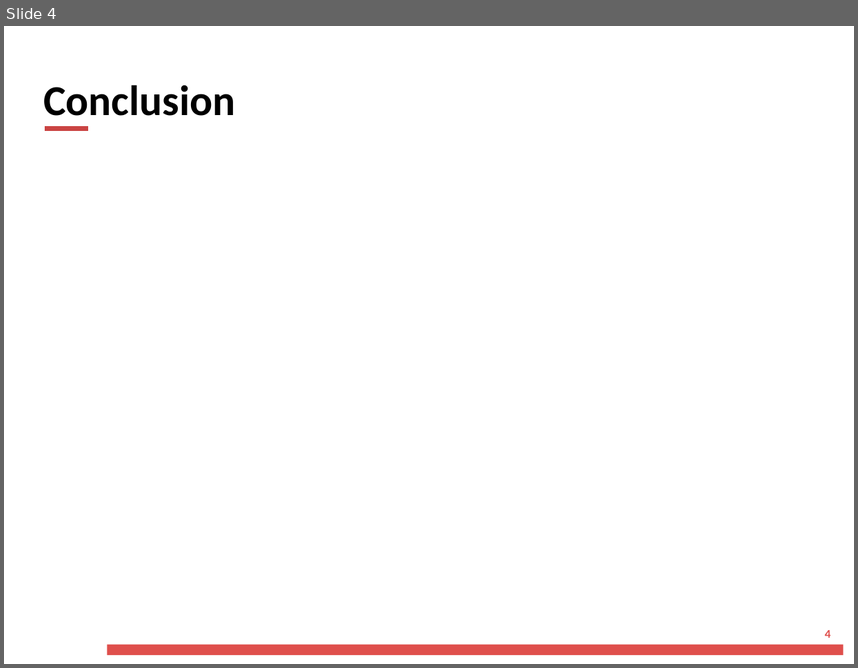
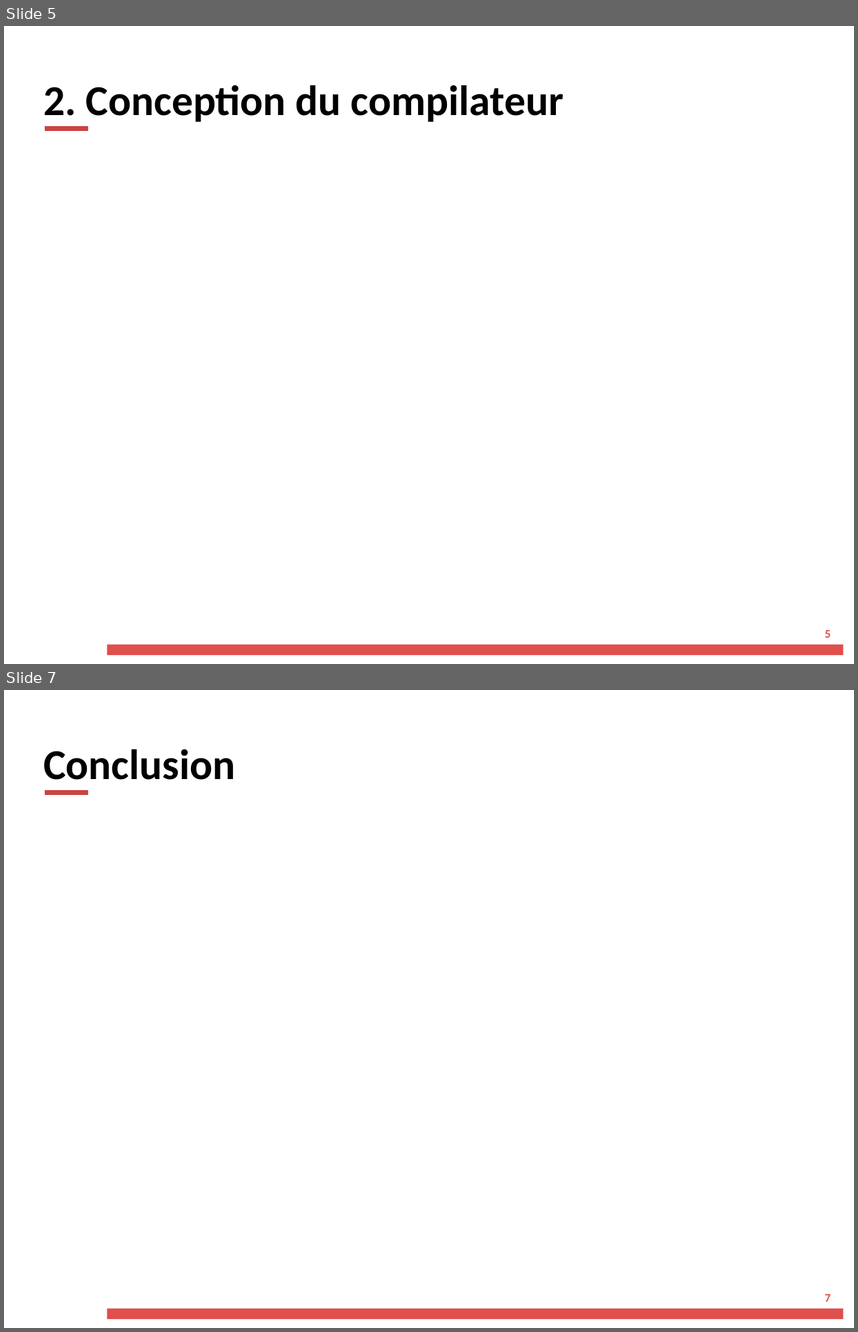
Before and after one commit to Devdevdavid/ProceXeirb, a slide deck: doc/Présentation_SoireePartenaireEMK.pptx. Shown one above the other, each under a label of ours: slide 4 before the commit, slides 5 and 7 after it; the slides between them are not shown. The pictures are 858x668 and 858x1332 pixels, drawn with LibreOffice and Linux fonts; fonts in the diff are those of the drawing; background and template pictures are left out. Boxes give left, top, right and bottom in pixels: in the first picture for what was removed or moved away, otherwise in the second. Text is boxed around its words. In the diff, an @@ line names an element or a change of style, - is before the commit and + after.

```diff
--- a/doc/Présentation_SoireePartenaireEMK.pptx
+++ b/doc/Présentation_SoireePartenaireEMK.pptx
@@ slide 5 added at (x1=4, y1=26, x2=854, y2=664), background #FFFFFF; not listed: 3 template elements that a slide beside it also shows @@
@@ text added at (x1=43, y1=85, x2=564, y2=122), 36 pt, text #000000, bold @@
+2. Conception du compilateur
@@ what was slide 4 is now slide 7 @@
@@ page number at (x1=825, y1=1294, x2=831, y2=1301): text changed @@
-4
+7
```
Also in this commit, not shown: 3 slides changed, 3 other slides added, 1 slide removed, 7 other files.
